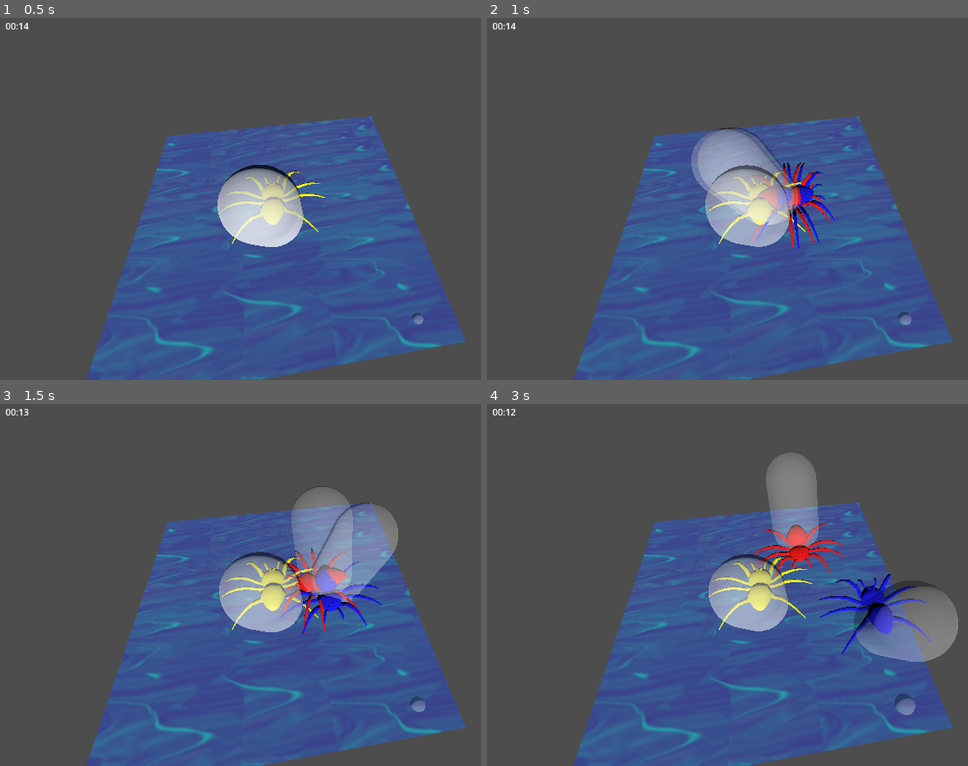
Above: before the commit, frames 1-4 (two rows, left to right).
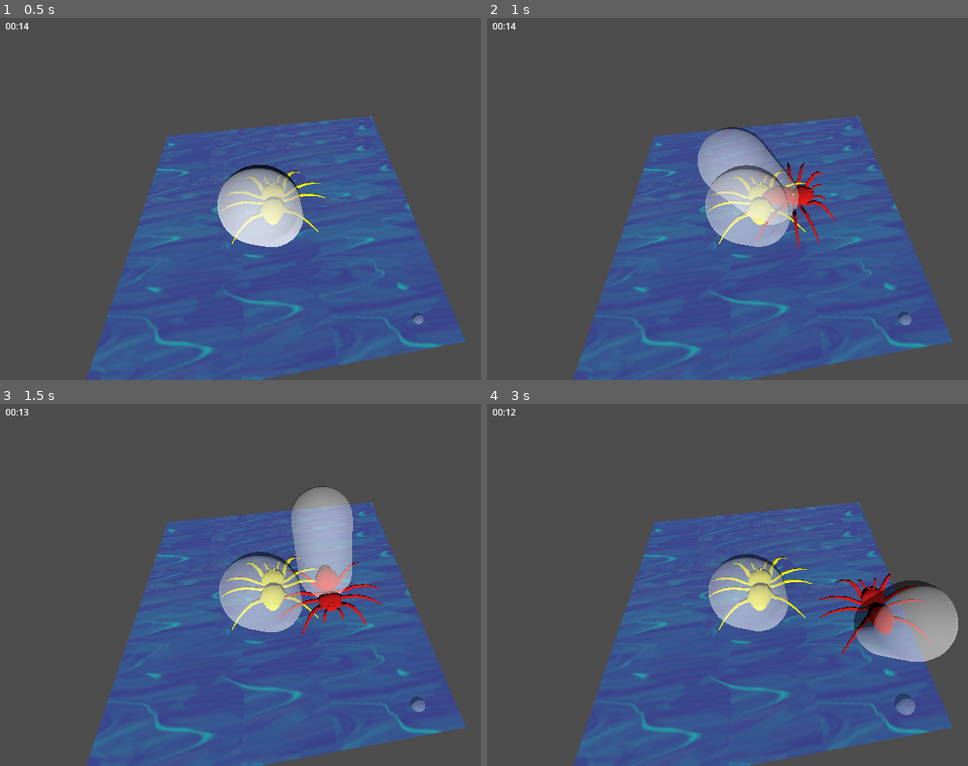
Above: after the commit, the same moments.

Repository: justfordoener/ggj_2025
Game: Godot game, scene res://scenes/level_coop.tscn
The game is run twice, just before and just after one commit, with the same random seed, the same clock (stepped at 60 frames per second) and the same inputs.
Inputs:
- Up to frame 1 (0.5 s): no input
- Up to frame 2 (1 s): hold D (move_right, bound only before the commit) from 0.53 s (still down); hold L from 0.53 s (still down); tap J at 0.8 s
- Up to frame 3 (1.5 s): release D (move_right, bound only before the commit) at 1.28 s; release L at 1.28 s; hold S (move_down, bound only before the commit) from 1.28 s (still down); tap J at 1.35 s
- Up to frame 4 (3 s): tap I at 1.55 s; release S (move_down, bound only before the commit) at 2.03 s; hold D (move_right, bound only before the commit) 2.03-2.78 s; hold I 2.03-2.78 s; tap K at 2.3, 2.85 s; hold W (move_up, bound only before the commit) from 2.78 s (still down)

Frame 1 is identical in both runs. In frame 2, 1.6% of the frame differs, in the area x 42-73%, y 30-64%; in frame 3, 4.7%; in frame 4, 6.1%, in the area x 55-98%, y 13-72%.

Commit message:
made parent spider class
spider.gd is the parent, spider.tscn is the parent scene. to make new spider make inherited scene from spider.tscn

Diff:
--- a/level_test.tscn
+++ /dev/null
@@ -1,32 +0,0 @@
-[gd_scene load_steps=4 format=3 uid="uid://cbbexnc1jpiu1"]
-
-[ext_resource type="PackedScene" uid="uid://dgrfa40y3gln3" path="res://scenes/bubble.tscn" id="1_g1pj4"]
-[ext_resource type="PackedScene" uid="uid://fmpob7r38tkr" path="res://scenes/spider.tscn" id="2_0dpg4"]
-
-[sub_resource type="PlaneMesh" id="PlaneMesh_b2i4f"]
-
-[node name="level_test" type="Node3D"]
-
-[node name="MeshInstance3D" type="MeshInstance3D" parent="."]
-transform = Transform3D(2, 0, 0, 0, 1, 0, 0, 0, 2, 0, 0, 0)
-mesh = SubResource("PlaneMesh_b2i4f")
-
-[node name="bubble" parent="." instance=ExtResource("1_g1pj4")]
-transform = Transform3D(1, 0, 0, 0, 1, 0, 0, 0, 1, 0.618181, 0, 0.38249)
-spawn_time = 5.0
-
-[node name="bubble3" parent="." instance=ExtResource("1_g1pj4")]
-transform = Transform3D(1, 0, 0, 0, 1, 0, 0, 0, 1, -1.05956, -1.19209e-07, 0.951823)
-spawn_time = 15.0
-
-[node name="bubble2" parent="." instance=ExtResource("1_g1pj4")]
-transform = Transform3D(1, 0, 0, 0, 1, 0, 0, 0, 1, -1.66472, 0, -1.63689)
-spawn_time = 10.0
-
-[node name="Camera3D" type="Camera3D" parent="."]
-transform = Transform3D(0.999998, 0.00143078, -0.00106267, 0, 0.596254, 0.802796, 0.00178224, -0.802794, 0.596253, 0.314803, 1.828, 2.67595)
-
-[node name="DirectionalLight3D" type="DirectionalLight3D" parent="."]
-transform = Transform3D(1, 0, 0, 0, 0.877004, 0.480484, 0, -0.480484, 0.877004, 0.618181, 1.19974, 1.39068)
-
-[node name="spider" parent="." instance=ExtResource("2_0dpg4")]
--- a/project.godot
+++ b/project.godot
@@ -17,24 +17,84 @@
 
 [input]
 
-move_left={
+1_move_left={
 "deadzone": 0.5,
 "events": [Object(InputEventKey,"resource_local_to_scene":false,"resource_name":"","device":-1,"window_id":0,"alt_press …(191 unchanged characters)…
 ]
 }
-move_right={
+1_move_right={
 "deadzone": 0.5,
 "events": [Object(InputEventKey,"resource_local_to_scene":false,"resource_name":"","device":-1,"window_id":0,"alt_press …(192 unchanged characters)…
 ]
 }
-move_up={
+1_move_up={
 "deadzone": 0.5,
 "events": [Object(InputEventKey,"resource_local_to_scene":false,"resource_name":"","device":-1,"window_id":0,"alt_press …(192 unchanged characters)…
 ]
 }
-move_down={
+1_move_down={
 "deadzone": 0.5,
 "events": [Object(InputEventKey,"resource_local_to_scene":false,"resource_name":"","device":-1,"window_id":0,"alt_press …(192 unchanged characters)…
+]
+}
+2_move_left={
+"deadzone": 0.5,
+"events": [Object(InputEventKey,"resource_local_to_scene":false,"resource_name":"","device":-1,"window_id":0,"alt_pressed":false,"shift_pressed":false,"ctrl_pressed":false,"meta_pressed":false,"pressed":false,"keycode":0,"physical_keycode":70,"key_label":0,"unicode":102,"location":0,"echo":false,"script":null)
+]
+}
+2_move_right={
+"deadzone": 0.5,
+"events": [Object(InputEventKey,"resource_local_to_scene":false,"resource_name":"","device":-1,"window_id":0,"alt_pressed":false,"shift_pressed":false,"ctrl_pressed":false,"meta_pressed":false,"pressed":false,"keycode":0,"physical_keycode":72,"key_label":0,"unicode":104,"location":0,"echo":false,"script":null)
+]
+}
+2_move_up={
+"deadzone": 0.5,
+"events": [Object(InputEventKey,"resource_local_to_scene":false,"resource_name":"","device":-1,"window_id":0,"alt_pressed":false,"shift_pressed":false,"ctrl_pressed":false,"meta_pressed":false,"pressed":false,"keycode":0,"physical_keycode":84,"key_label":0,"unicode":116,"location":0,"echo":false,"script":null)
+]
+}
+2_move_down={
+"deadzone": 0.5,
+"events": [Object(InputEventKey,"resource_local_to_scene":false,"resource_name":"","device":-1,"window_id":0,"alt_pressed":false,"shift_pressed":false,"ctrl_pressed":false,"meta_pressed":false,"pressed":false,"keycode":0,"physical_keycode":71,"key_label":0,"unicode":103,"location":0,"echo":false,"script":null)
+]
+}
+3_move_left={
+"deadzone": 0.5,
+"events": [Object(InputEventKey,"resource_local_to_scene":false,"resource_name":"","device":-1,"window_id":0,"alt_pressed":false,"shift_pressed":false,"ctrl_pressed":false,"meta_pressed":false,"pressed":false,"keycode":0,"physical_keycode":74,"key_label":0,"unicode":106,"location":0,"echo":false,"script":null)
+]
+}
+3_move_right={
+"deadzone": 0.5,
+"events": [Object(InputEventKey,"resource_local_to_scene":false,"resource_name":"","device":-1,"window_id":0,"alt_pressed":false,"shift_pressed":false,"ctrl_pressed":false,"meta_pressed":false,"pressed":false,"keycode":0,"physical_keycode":76,"key_label":0,"unicode":108,"location":0,"echo":false,"script":null)
+]
+}
+3_move_up={
+"deadzone": 0.5,
+"events": [Object(InputEventKey,"resource_local_to_scene":false,"resource_name":"","device":-1,"window_id":0,"alt_pressed":false,"shift_pressed":false,"ctrl_pressed":false,"meta_pressed":false,"pressed":false,"keycode":0,"physical_keycode":73,"key_label":0,"unicode":105,"location":0,"echo":false,"script":null)
+]
+}
+3_move_down={
+"deadzone": 0.5,
+"events": [Object(InputEventKey,"resource_local_to_scene":false,"resource_name":"","device":-1,"window_id":0,"alt_pressed":false,"shift_pressed":false,"ctrl_pressed":false,"meta_pressed":false,"pressed":false,"keycode":0,"physical_keycode":75,"key_label":0,"unicode":107,"location":0,"echo":false,"script":null)
+]
+}
+4_move_left={
+"deadzone": 0.5,
+"events": [Object(InputEventKey,"resource_local_to_scene":false,"resource_name":"","device":-1,"window_id":0,"alt_pressed":false,"shift_pressed":false,"ctrl_pressed":false,"meta_pressed":false,"pressed":false,"keycode":0,"physical_keycode":4194319,"key_label":0,"unicode":0,"location":0,"echo":false,"script":null)
+]
+}
+4_move_right={
+"deadzone": 0.5,
+"events": [Object(InputEventKey,"resource_local_to_scene":false,"resource_name":"","device":-1,"window_id":0,"alt_pressed":false,"shift_pressed":false,"ctrl_pressed":false,"meta_pressed":false,"pressed":false,"keycode":0,"physical_keycode":4194321,"key_label":0,"unicode":0,"location":0,"echo":false,"script":null)
+]
+}
+4_move_up={
+"deadzone": 0.5,
+"events": [Object(InputEventKey,"resource_local_to_scene":false,"resource_name":"","device":-1,"window_id":0,"alt_pressed":false,"shift_pressed":false,"ctrl_pressed":false,"meta_pressed":false,"pressed":false,"keycode":0,"physical_keycode":4194320,"key_label":0,"unicode":0,"location":0,"echo":false,"script":null)
+]
+}
+4_move_down={
+"deadzone": 0.5,
+"events": [Object(InputEventKey,"resource_local_to_scene":false,"resource_name":"","device":-1,"window_id":0,"alt_pressed":false,"shift_pressed":false,"ctrl_pressed":false,"meta_pressed":false,"pressed":false,"keycode":0,"physical_keycode":4194322,"key_label":0,"unicode":0,"location":0,"echo":false,"script":null)
 ]
 }
 
--- a/scenes/bubble.tscn
+++ b/scenes/bubble.tscn
@@ -1,6 +1,6 @@
 [gd_scene load_steps=4 format=3 uid="uid://dgrfa40y3gln3"]
 
-[ext_resource type="Script" path="res://scenes/bubble.gd" id="1_yxin3"]
+[ext_resource type="Script" path="res://scripts/bubble.gd" id="1_yxin3"]
 
 [sub_resource type="SphereMesh" id="SphereMesh_840dg"]
 
--- a/scenes/level_coop.tscn
+++ b/scenes/level_coop.tscn
@@ -1,10 +1,9 @@
-[gd_scene load_steps=9 format=3 uid="uid://gpf1vbuoivyq"]
+[gd_scene load_steps=8 format=3 uid="uid://gpf1vbuoivyq"]
 
 [ext_resource type="PackedScene" uid="uid://fmpob7r38tkr" path="res://scenes/spider.tscn" id="1_c4o53"]
 [ext_resource type="PackedScene" uid="uid://dgrfa40y3gln3" path="res://scenes/bubble.tscn" id="2_1kn2a"]
 [ext_resource type="PackedScene" uid="uid://oge4drkjke1h" path="res://scenes/timer.tscn" id="3_1nd2a"]
 [ext_resource type="Script" path="res://scripts/spider2.gd" id="3_escu6"]
-[ext_resource type="Script" path="res://scripts/spider3.gd" id="4_g4sju"]
 [ext_resource type="Script" path="res://scripts/spider4.gd" id="5_mx7ec"]
 [ext_resource type="Script" path="res://scripts/game.gd" id="7_tn7tq"]
 
@@ -31,7 +30,6 @@
 script = ExtResource("3_escu6")
 
 [node name="spider3" parent="." instance=ExtResource("1_c4o53")]
-script = ExtResource("4_g4sju")
 
 [node name="spider4" parent="." instance=ExtResource("1_c4o53")]
 script = ExtResource("5_mx7ec")
--- /dev/null
+++ b/scenes/level_test.tscn
@@ -0,0 +1,49 @@
+[gd_scene load_steps=8 format=3 uid="uid://cbbexnc1jpiu1"]
+
+[ext_resource type="PackedScene" uid="uid://dgrfa40y3gln3" path="res://scenes/bubble.tscn" id="1_0fb2n"]
+[ext_resource type="PackedScene" uid="uid://yxkck8m3usps" path="res://scenes/spider_1.tscn" id="2_cnn5f"]
+[ext_resource type="PackedScene" uid="uid://co4s3n8sk0r7a" path="res://scenes/spider_2.tscn" id="3_0s65w"]
+[ext_resource type="PackedScene" uid="uid://iey3ayvuv7r" path="res://scenes/spider_3.tscn" id="4_m6k3c"]
+[ext_resource type="PackedScene" uid="uid://csrdby87501h7" path="res://scenes/spider_4.tscn" id="5_aehma"]
+[ext_resource type="PackedScene" uid="uid://oge4drkjke1h" path="res://scenes/timer.tscn" id="6_o1v6f"]
+
+[sub_resource type="PlaneMesh" id="PlaneMesh_b2i4f"]
+
+[node name="level_test" type="Node3D"]
+
+[node name="MeshInstance3D" type="MeshInstance3D" parent="."]
+transform = Transform3D(2, 0, 0, 0, 1, 0, 0, 0, 2, 0, 0, 0)
+mesh = SubResource("PlaneMesh_b2i4f")
+
+[node name="bubble" parent="." instance=ExtResource("1_0fb2n")]
+transform = Transform3D(1, 0, 0, 0, 1, 0, 0, 0, 1, 0.618181, 0, 0.38249)
+spawn_time = 5.0
+
+[node name="bubble3" parent="." instance=ExtResource("1_0fb2n")]
+transform = Transform3D(1, 0, 0, 0, 1, 0, 0, 0, 1, -1.05956, -1.19209e-07, 0.951823)
+spawn_time = 15.0
+
+[node name="bubble2" parent="." instance=ExtResource("1_0fb2n")]
+transform = Transform3D(1, 0, 0, 0, 1, 0, 0, 0, 1, -1.66472, 0, -1.63689)
+spawn_time = 10.0
+
+[node name="Camera3D" type="Camera3D" parent="."]
+transform = Transform3D(0.999998, 0.00143078, -0.00106267, 0, 0.596254, 0.802796, 0.00178224, -0.802794, 0.596253, 0.314803, 1.828, 2.67595)
+
+[node name="DirectionalLight3D" type="DirectionalLight3D" parent="."]
+transform = Transform3D(1, 0, 0, 0, 0.877004, 0.480484, 0, -0.480484, 0.877004, 0.618181, 1.19974, 1.39068)
+
+[node name="spider1" parent="." instance=ExtResource("2_cnn5f")]
+transform = Transform3D(0.2, 0, 0, 0, 0.2, 0, 0, 0, 0.2, 0.150087, 0.1, -0.653281)
+
+[node name="spider" parent="." instance=ExtResource("3_0s65w")]
+transform = Transform3D(0.2, 0, 0, 0, 0.2, 0, 0, 0, 0.2, -1.036, 0.1, -0.866616)
+
+[node name="spider2" parent="." instance=ExtResource("4_m6k3c")]
+transform = Transform3D(0.2, 0, 0, 0, 0.2, 0, 0, 0, 0.2, 0.105021, 0.1, 1.36308)
+
+[node name="spider3" parent="." instance=ExtResource("5_aehma")]
+transform = Transform3D(0.2, 0, 0, 0, 0.2, 0, 0, 0, 0.2, -1.62931, 0.1, 0.120394)
+
+[node name="game timer" parent="." instance=ExtResource("6_o1v6f")]
+start_time_seconds = 30
--- a/scenes/spider.tscn
+++ b/scenes/spider.tscn
@@ -1,7 +1,7 @@
 [gd_scene load_steps=7 format=4 uid="uid://fmpob7r38tkr"]
 
-[ext_resource type="Script" path="res://scripts/spider1.gd" id="1_vgied"]
-[ext_resource type="PackedScene" uid="uid://c2q18hxffjxqq" path="res://breath.tscn" id="2_68h4s"]
+[ext_resource type="Script" path="res://scripts/spider.gd" id="1_8qg34"]
+[ext_resource type="PackedScene" uid="uid://c2q18hxffjxqq" path="res://scenes/breath.tscn" id="2_68h4s"]
 
 [sub_resource type="StandardMaterial3D" id="StandardMaterial3D_hddct"]
 resource_name = "lambert1"
@@ -49,7 +49,8 @@
 
 [node name="spider" type="Node3D"]
 transform = Transform3D(0.2, 0, 0, 0, 0.2, 0, 0, 0, 0.2, 0, 0.1, 0)
-script = ExtResource("1_vgied")
+script = ExtResource("1_8qg34")
+color = Color(0.905219, 0.000437557, 0.000239884, 1)
 
 [node name="geo_spider_low" type="MeshInstance3D" parent="."]
 transform = Transform3D(-2.18557e-06, 0, 50, 0, 50, 0, -50, 0, -2.18557e-06, 0, 0, 0)
--- /dev/null
+++ b/scenes/spider_1.tscn
@@ -0,0 +1,6 @@
+[gd_scene load_steps=2 format=3 uid="uid://yxkck8m3usps"]
+
+[ext_resource type="PackedScene" uid="uid://fmpob7r38tkr" path="res://scenes/spider.tscn" id="1_esxuq"]
+
+[node name="spider1" instance=ExtResource("1_esxuq")]
+spider_name = "red"
--- /dev/null
+++ b/scenes/spider_2.tscn
@@ -0,0 +1,8 @@
+[gd_scene load_steps=2 format=3 uid="uid://co4s3n8sk0r7a"]
+
+[ext_resource type="PackedScene" uid="uid://fmpob7r38tkr" path="res://scenes/spider.tscn" id="1_e356g"]
+
+[node name="spider" instance=ExtResource("1_e356g")]
+player_num = "2"
+spider_name = "yellow"
+color = Color(0.905882, 0.784314, 0, 1)
--- /dev/null
+++ b/scenes/spider_3.tscn
@@ -0,0 +1,8 @@
+[gd_scene load_steps=2 format=3 uid="uid://iey3ayvuv7r"]
+
+[ext_resource type="PackedScene" uid="uid://fmpob7r38tkr" path="res://scenes/spider.tscn" id="1_s0xey"]
+
+[node name="spider" instance=ExtResource("1_s0xey")]
+player_num = "3"
+spider_name = "green"
+color = Color(0.26384, 0.562586, 0.197393, 1)
--- /dev/null
+++ b/scenes/spider_4.tscn
@@ -0,0 +1,8 @@
+[gd_scene load_steps=2 format=3 uid="uid://csrdby87501h7"]
+
+[ext_resource type="PackedScene" uid="uid://fmpob7r38tkr" path="res://scenes/spider.tscn" id="1_7bssd"]
+
+[node name="spider" instance=ExtResource("1_7bssd")]
+player_num = "4"
+spider_name = "blue"
+color = Color(0.287481, 0.45811, 0.853653, 1)
--- a/scenes/timer.tscn
+++ b/scenes/timer.tscn
@@ -1,6 +1,6 @@
 [gd_scene load_steps=2 format=3 uid="uid://oge4drkjke1h"]
 
-[ext_resource type="Script" path="res://scenes/gametimer.gd" id="1_f540b"]
+[ext_resource type="Script" path="res://scripts/gametimer.gd" id="1_f540b"]
 
 [node name="game timer" type="Control"]
 layout_mode = 3
--- a/scripts/spider3.gd
+++ b/scripts/spider.gd
@@ -6,19 +6,22 @@
 @export var rotation_speed = 1
 @export var look_around_speed = 0.5
 @export var lose_air_rate = 5
-
+@export var player_num : String = "1"
+@export var spider_name = "unnamed spider"
+@export var color : Color
 @onready var bubble : Node3D = $breath
 @onready var own_area : Area3D = $Area3D
+
 var orientation : Vector3 = Vector3(1,0,0)
 var direction : Vector3 = Vector3.ZERO
 var air : float = 200
 var max_air : float = 100
-var spider_name : String = "Wise William"
+
 # Called when the node enters the scene tree for the first time.
 func _ready() -> void:
 	# Spider has team color
 	var material_spider = ($geo_spider_low.get_active_material(0)).duplicate()
-	material_spider.albedo_color = Color(1, 0, 0)
+	material_spider.albedo_color = color
 	$geo_spider_low.set_surface_override_material(0, material_spider)
 	# spider_bubble white
 	var material_bubble = StandardMaterial3D.new()
@@ -35,13 +38,13 @@
 
 func _move(delta : float):
 	direction = Vector3.ZERO
-	if Input.is_key_pressed(KEY_L):
+	if Input.is_action_pressed(player_num + "_move_right"):
 		direction += Vector3(1,0,0)
-	if Input.is_key_pressed(KEY_J):
+	if Input.is_action_pressed(player_num + "_move_left"):
 		direction -= Vector3(1,0,0)
-	if Input.is_key_pressed(KEY_I):
+	if Input.is_action_pressed(player_num + "_move_up"):
 		direction -= Vector3(0,0,1)
-	if Input.is_key_pressed(KEY_K):
+	if Input.is_action_pressed(player_num + "_move_down"):
 		direction += Vector3(0,0,1)
 	position += direction * speed * delta
 	if direction != Vector3.ZERO:
Renamed: breath.tscn -> scenes/breath.tscn
Renamed: scenes/bubble.gd -> scripts/bubble.gd
Renamed: scenes/gametimer.gd -> scripts/gametimer.gd
